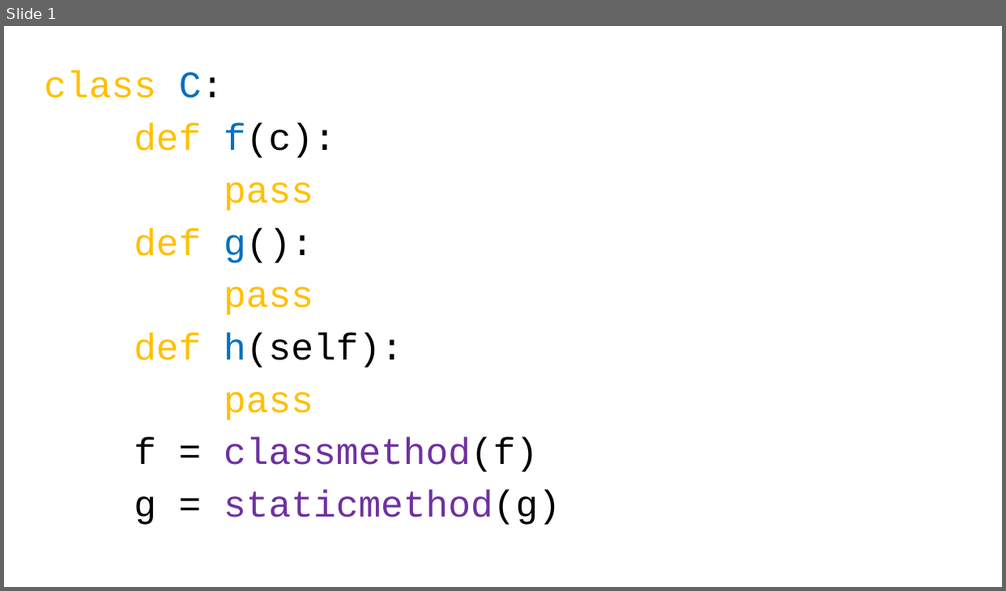
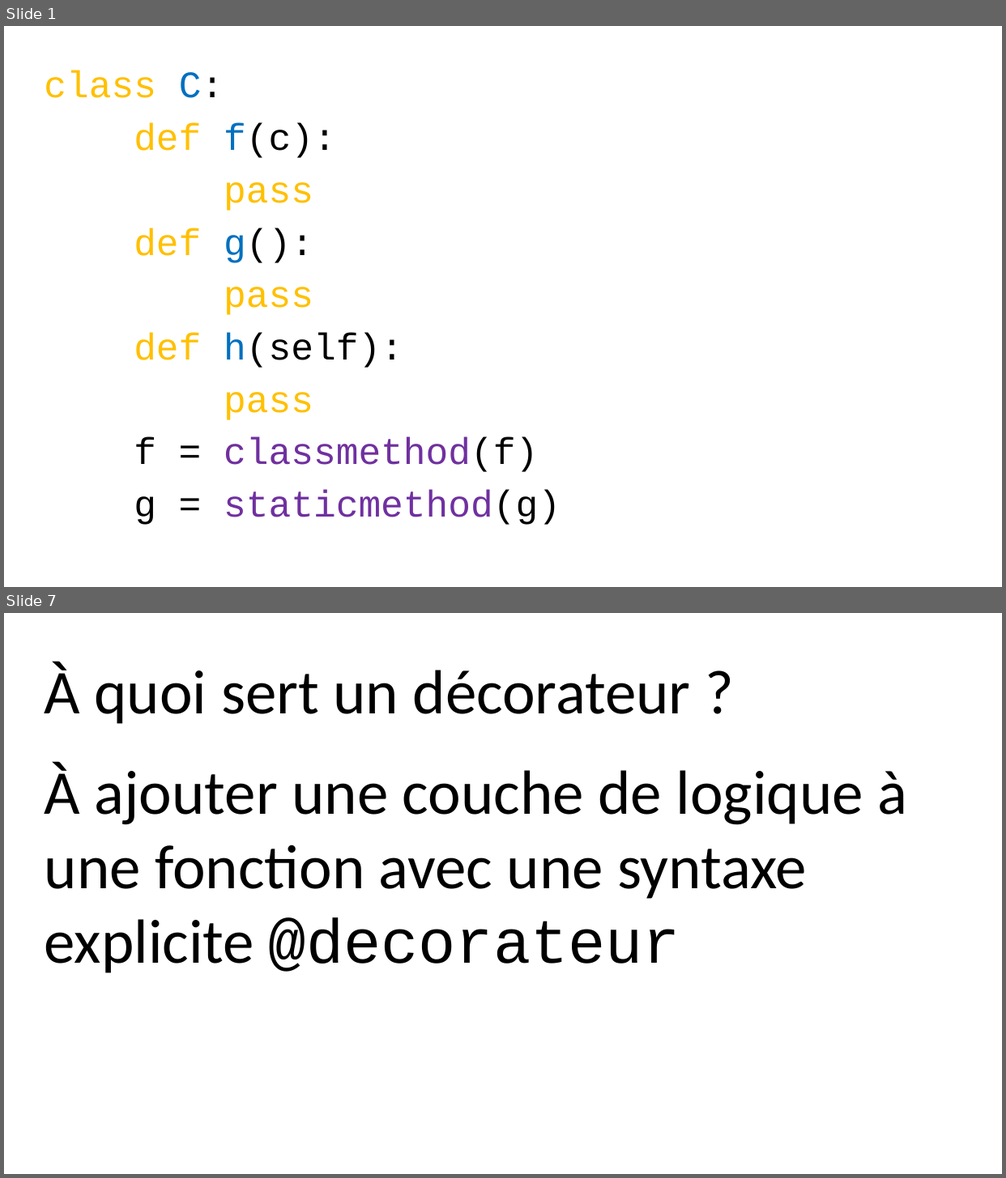
Before and after one commit to parmentelat/flotpython-archive, a slide deck: semaine7/CO12AL-W7-VIDEO02-SLIDE01.pptx. Shown one above the other, each under a label of ours: slide 1 before the commit, slides 1 and 7 after it; the slides between them are not shown. The pictures are 1006x591 and 1006x1178 pixels, drawn with LibreOffice and Linux fonts; fonts in the diff are those of the drawing. Boxes give left, top, right and bottom in pixels: in the first picture for what was removed or moved away, otherwise in the second. Text is boxed around its words. In the diff, an @@ line names an element or a change of style, - is before the commit and + after.

```diff
--- a/semaine7/CO12AL-W7-VIDEO02-SLIDE01.pptx
+++ b/semaine7/CO12AL-W7-VIDEO02-SLIDE01.pptx
@@ slide 7 added at box(4, 613, 1002, 1174), background #FFFFFF @@
@@ text added at box(44, 662, 907, 973), 60 pt, text #000000 @@
+À quoi sert un décorateur ?
+À ajouter une couche de logique à une fonction avec une syntaxe explicite @decorateur
```
Also in this commit, not shown: 3 slides changed, 5 other slides added, 2 slides removed, 1 other file.
